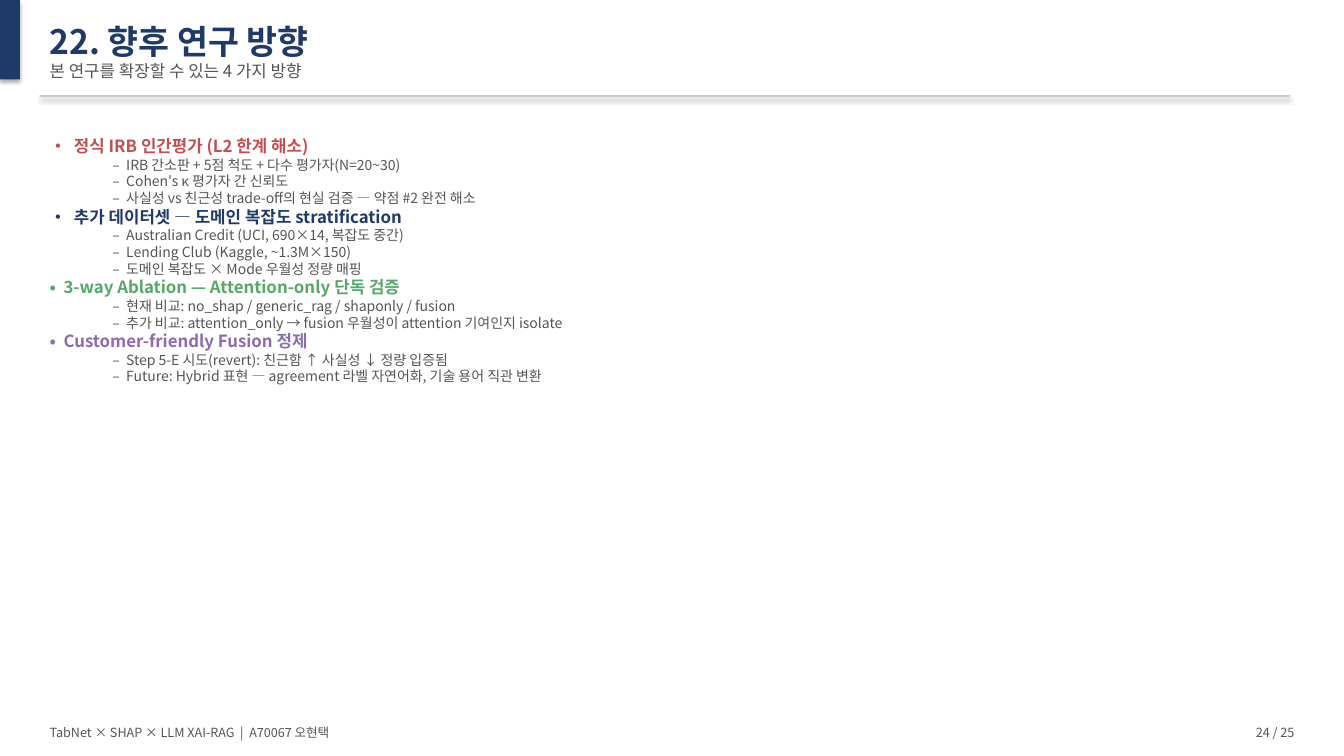
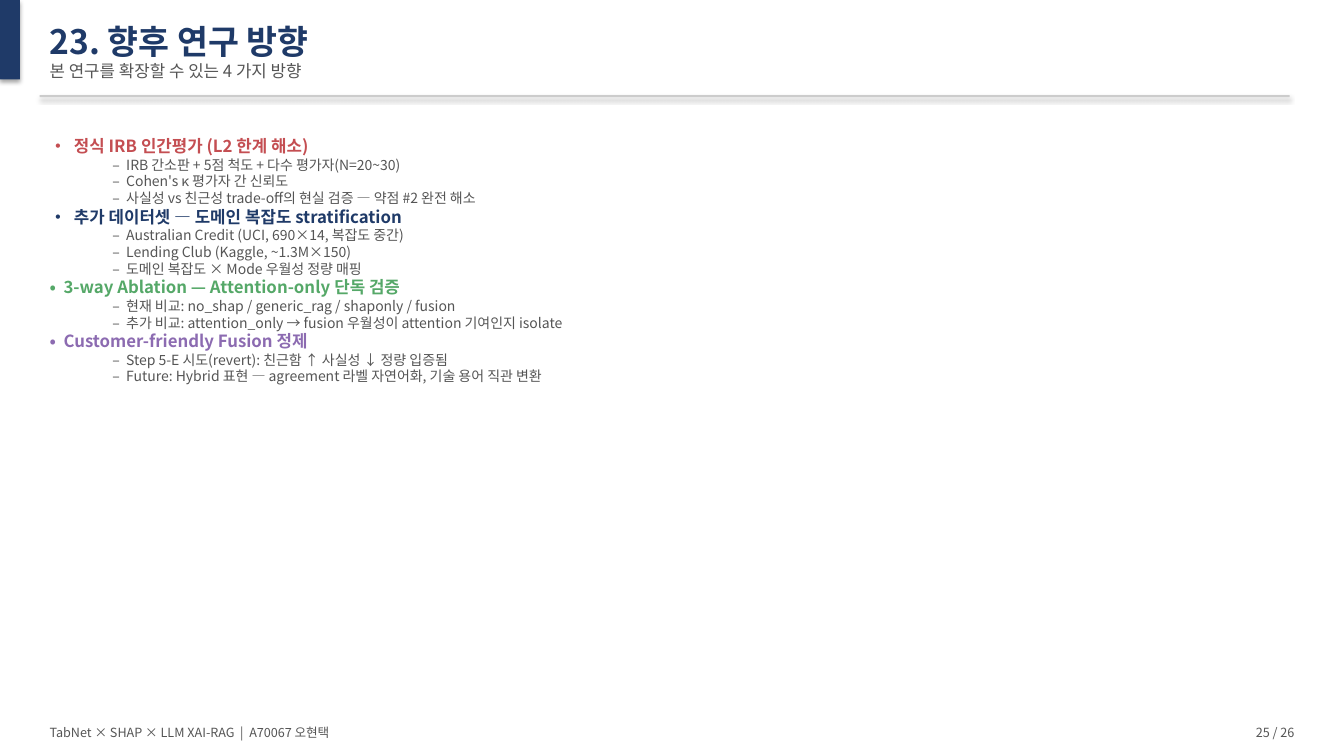
Before and after one commit to Tim-Green0/tabnet-xai-rag-credit, a slide deck: slide 25 of paper/thesis_slides.pptx (slide 24 before the commit). Drawn at 1344x756 pixels with LibreOffice and Linux fonts; fonts in the diff are those of the drawing. Boxes give left, top, right and bottom in pixels: in the first picture for what was removed or moved away, otherwise in the second. Text is boxed around its words. In the diff, an @@ line names an element or a change of style, - is before the commit and + after.

```diff
--- a/paper/thesis_slides.pptx
+++ b/paper/thesis_slides.pptx
@@ text at [50, 25, 309, 57]: text changed @@
-22. 향후 연구 방향
+23. 향후 연구 방향
@@ text at [1256, 727, 1294, 737]: text changed @@
-24 / 25
+25 / 26
```
Also in this commit, not shown: 21 other slides changed, 2 slides added, 1 slide removed, 1 other file.
